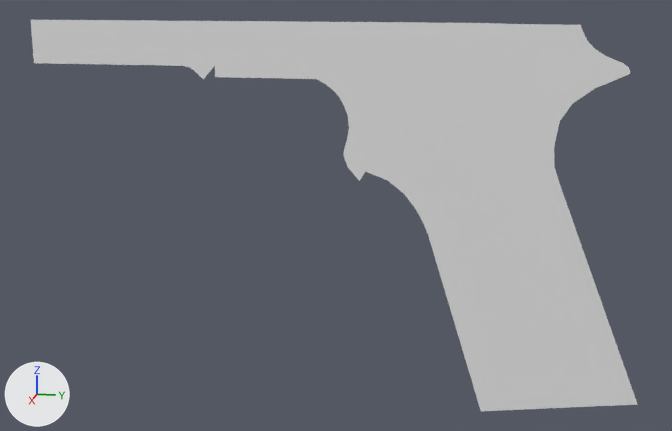
Two versions of the Blender file models-source/0.5 - Blockouts/Weapons/m1911Blockout.blend, one commit apart.
The view is the same before and after, from a 50 mm lens placed at (0.244, -0.0097, 0.1174), pointed at (-0.0019, -0.0589, 0.0559). Every picture has the same lights, and +X, +Y and +Z are marked at lower left.
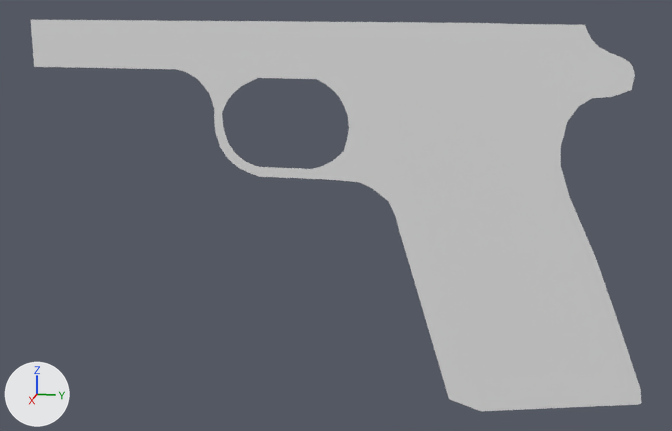
What differs and where, as boxes [x1, y1, x2, y2] in the pictures (672 x 431 px):
'Plane', reshaped
    before: [31, 20, 638, 411]
    after: [31, 20, 641, 411]
part 1 of me_plane, built on
    before: [196, 56, 630, 181]
    after: [34, 25, 641, 411]

Patch to the scene script:
```diff
--- a/models-source/0.5 - Blockouts/Weapons/m1911Blockout.blend.py
+++ b/models-source/0.5 - Blockouts/Weapons/m1911Blockout.blend.py
@@ me_plane @@
 # used by ob_plane; location = (0.0, 0.0, 0.0)
-me_plane.from_pydata(...)  # 105 vertices, 71 faces; spans x -0.001, y -0.146..0.025, z 0.001..0.108
+me_plane.from_pydata(...)  # 333 vertices, 267 faces; spans x -0.001, y -0.146..0.026, z 0.001..0.108
+# me_plane part 1: 4 vertices moved from x -0.001, y -0.096..-0.052, z 0.07..0.093 to x -0.001, y -0.096..-0.052, z 0.068..0.093; 5 vertices removed from x -0.001, y -0.097..0.016, z 0.073..0.099; 233 vertices added at x -0.001, y -0.146..0.026, z 0.004..0.108
```
